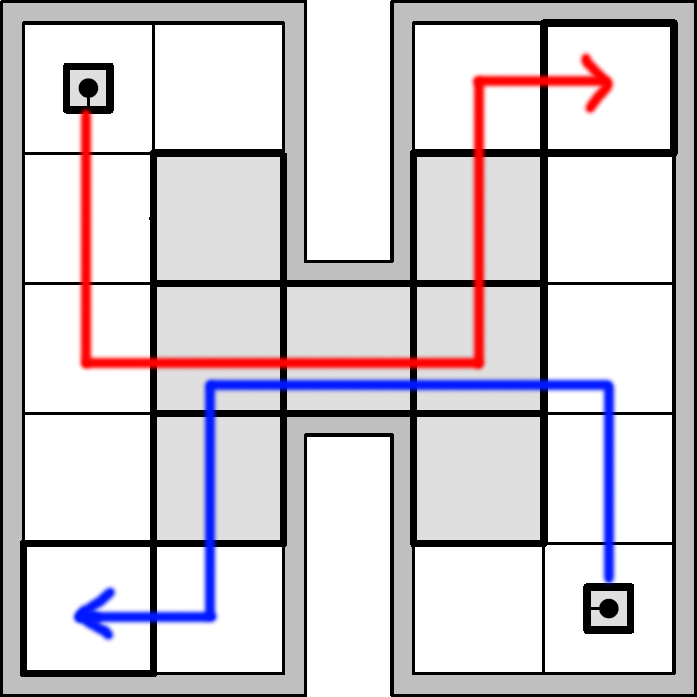
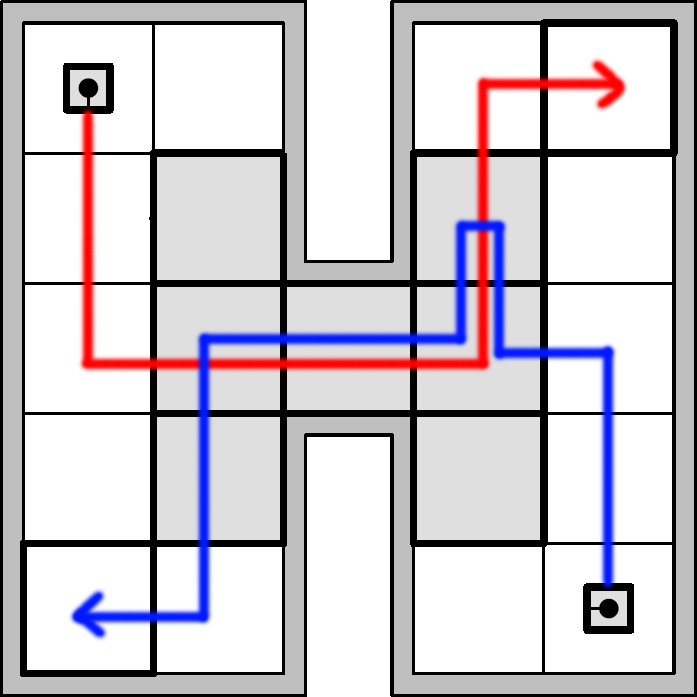
Comparing the layer stacks of the two 697 x 697 images. Changes:
hid "Layer 7" over (x1=69, y1=49, x2=619, y2=644)
showed "Multi" over (x1=68, y1=55, x2=629, y2=643)
